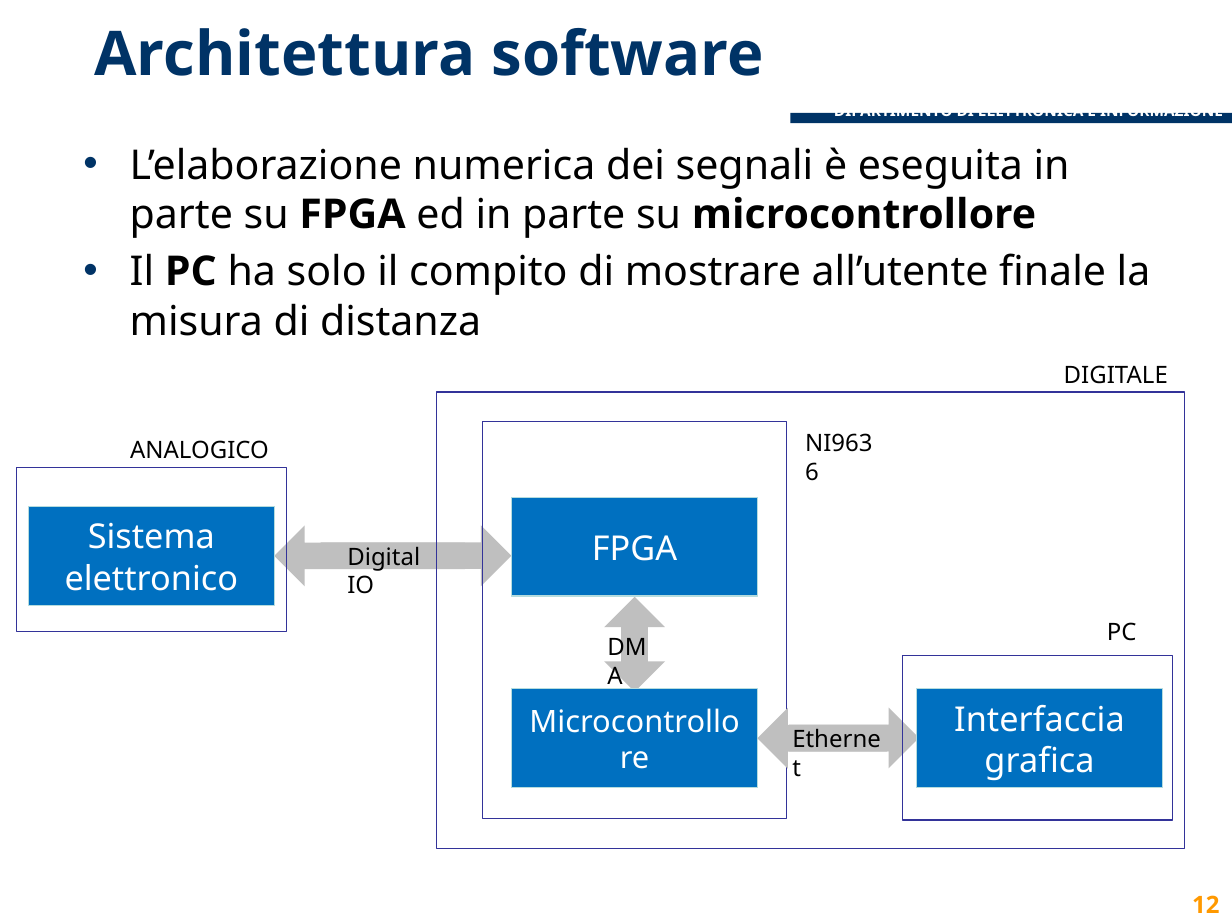
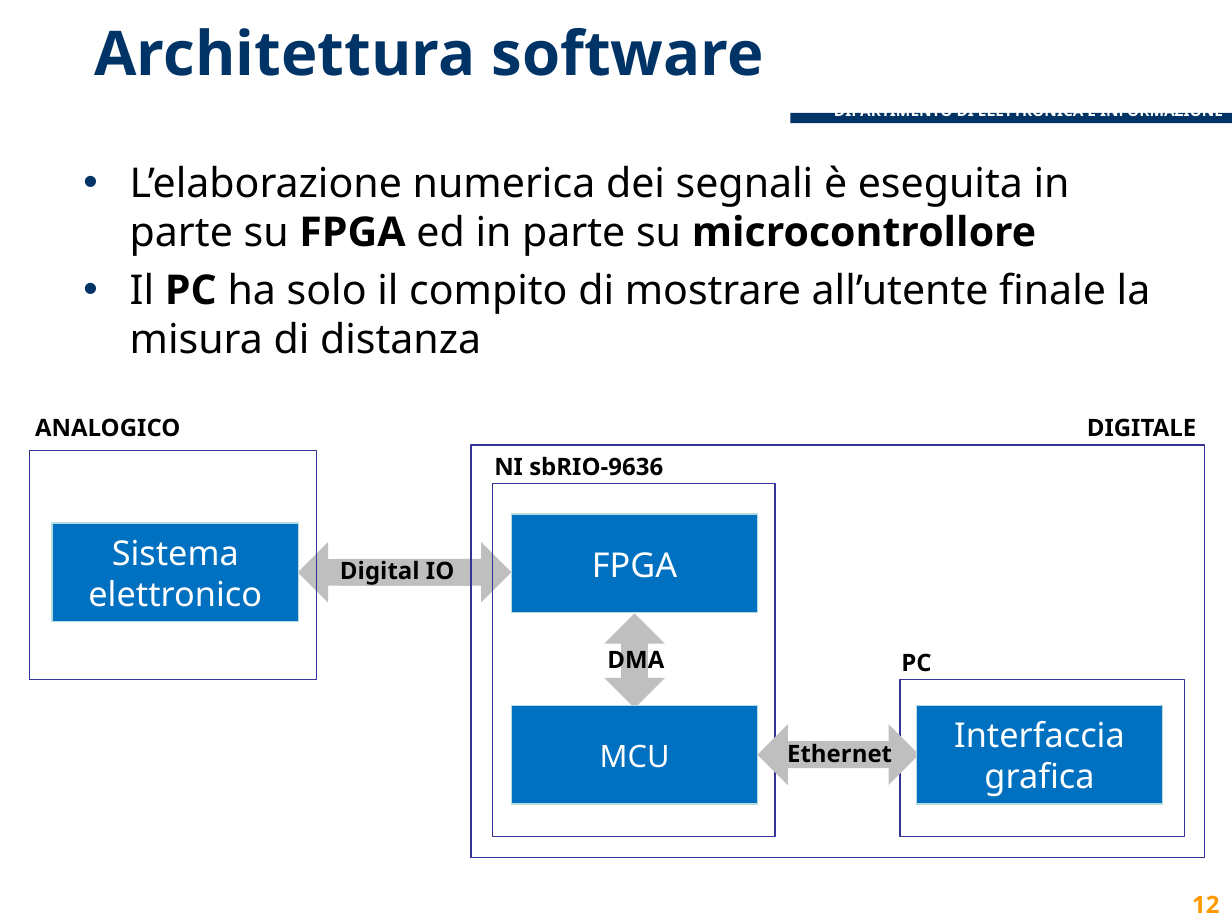
Before and after one commit to lcavagnispolimi/thesis_latex, a slide deck: slide 12 of presentazione_discussione.pptx. Drawn at 1232x924 pixels with LibreOffice and Linux fonts; fonts in the diff are those of the drawing; background and template pictures are left out. Boxes give left, top, right and bottom in pixels: in the first picture for what was removed or moved away, otherwise in the second. Text is boxed around its words. In the diff, an @@ line names an element or a change of style, - is before the commit and + after.

```diff
--- a/presentazione_discussione.pptx
+++ b/presentazione_discussione.pptx
@@ text "L’elaborazione numerica dei segnali è ...": place and size @@
-text "L’elaborazione numerica dei segnali è ..." at (130, 147, 1151, 336)
+text "L’elaborazione numerica dei segnali è ..." at (130, 165, 1151, 354)
@@ text "ANALOGICO": place and size @@
-text "ANALOGICO" at (130, 440, 269, 459)
+text "ANALOGICO" at (35, 418, 180, 437)
@@ text "DIGITALE": place and size @@
-text "DIGITALE" at (1064, 365, 1168, 384)
+text "DIGITALE" at (1087, 418, 1197, 437)
@@ rectangle: place and size @@
-rectangle at (436, 392, 1185, 848)
+rectangle at (471, 445, 1204, 857)
@@ text removed at (793, 421, 896, 463) @@
-NI9636
@@ rectangle: place and size @@
-rectangle at (17, 467, 287, 632)
+rectangle at (30, 450, 317, 679)
@@ text added at (494, 456, 663, 476), 14 pt, text #000000, bold @@
+NI sbRIO-9636
@@ rectangle: place and size @@
-rectangle at (483, 421, 787, 819)
+rectangle at (493, 484, 776, 837)
@@ rectangle "Sistema elettronico": place and size @@
-rectangle "Sistema elettronico" at (28, 506, 275, 605)
+rectangle "Sistema elettronico" at (52, 522, 298, 621)
@@ right arrow: place and size @@
-right arrow at (275, 526, 466, 586)
+right arrow at (298, 542, 469, 602)
@@ text "Digital IO": place and size @@
-text "Digital IO" at (347, 547, 420, 594)
+text "Digital IO" at (340, 557, 454, 585)
@@ right arrow: place and size @@
-right arrow at (320, 525, 511, 585)
+right arrow at (340, 542, 511, 602)
@@ right arrow: place and size @@
-right arrow at (605, 596, 665, 664)
+right arrow at (605, 614, 665, 681)
@@ text "DMA": place and size @@
-text "DMA" at (595, 626, 674, 668)
+text "DMA" at (607, 646, 664, 675)
@@ right arrow: place and size @@
-right arrow at (605, 623, 665, 691)
+right arrow at (605, 641, 665, 708)
@@ bold on in 6 elements at (607, 646, 664, 675), (787, 740, 892, 769), (340, 557, 454, 585), (1087, 418, 1197, 437), (35, 418, 180, 437), (901, 653, 931, 672) @@
@@ text "PC": place and size @@
-text "PC" at (1107, 622, 1137, 641)
+text "PC" at (901, 653, 931, 672)
@@ rectangle: place and size @@
-rectangle at (902, 655, 1172, 821)
+rectangle at (899, 680, 1184, 837)
@@ 3 rectangles, 2 right arrows: place and size @@
-3 rectangles, 2 right arrows at (511, 498, 1163, 787)
+3 rectangles, 2 right arrows at (511, 514, 1163, 803)
@@ text in rectangle at (600, 744, 670, 768): text changed @@
-Microcontrollore
+MCU
@@ text "Ethernet": place and size @@
-text "Ethernet" at (780, 717, 896, 759)
+text "Ethernet" at (787, 740, 892, 769)
```
Also in this commit, not shown: 19 other slides changed.
